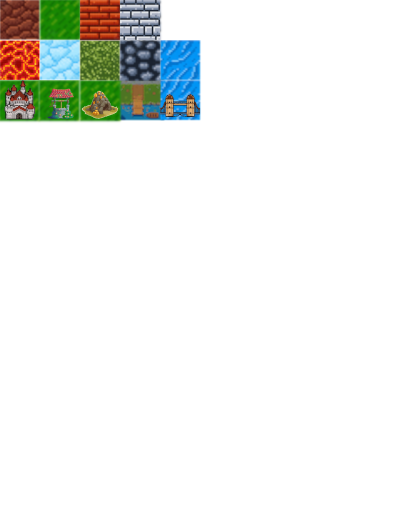
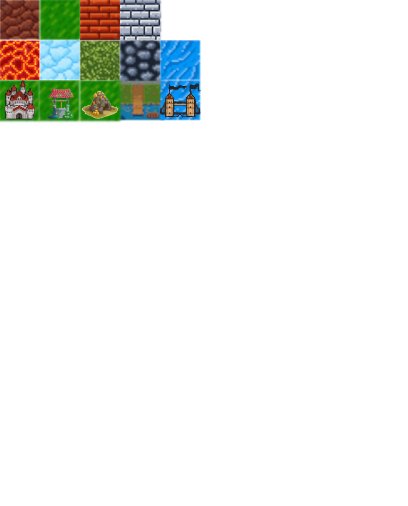
The second 408 × 506 image is a revision of the first. Changes to its layers:
painted on "Pasted Layer copy #5" over left=160, top=83, right=201, bottom=118
